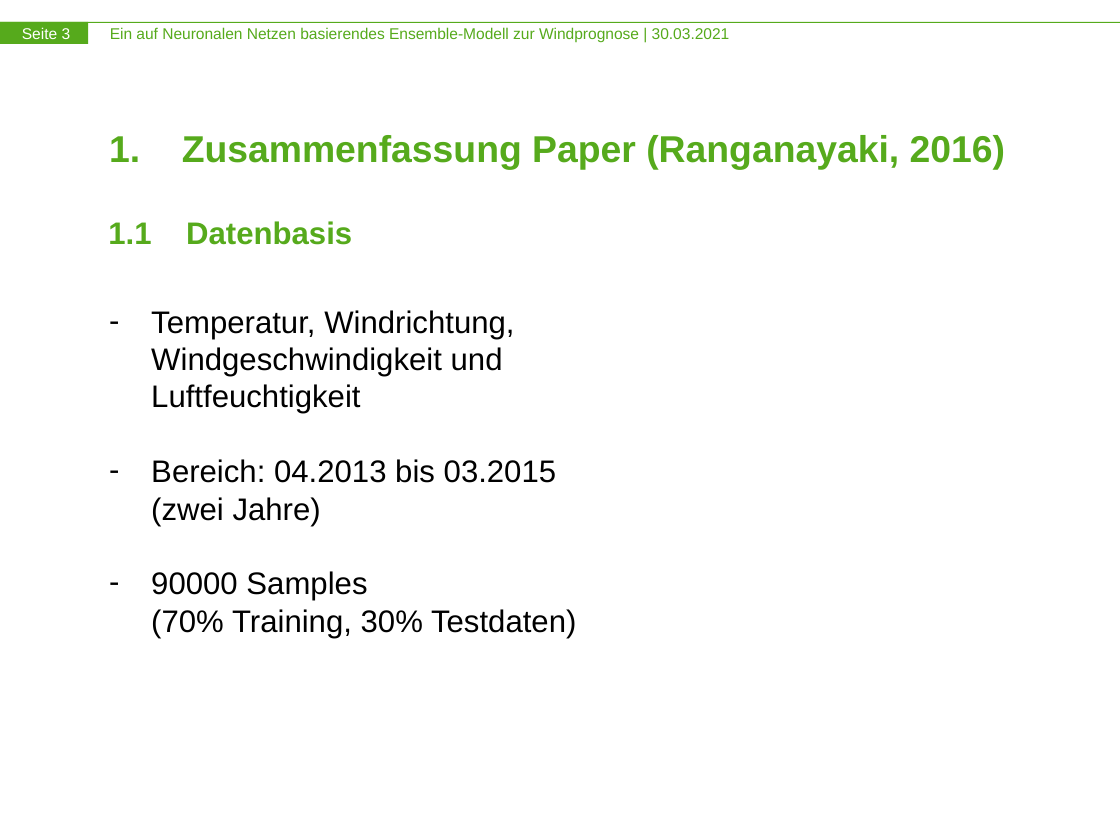
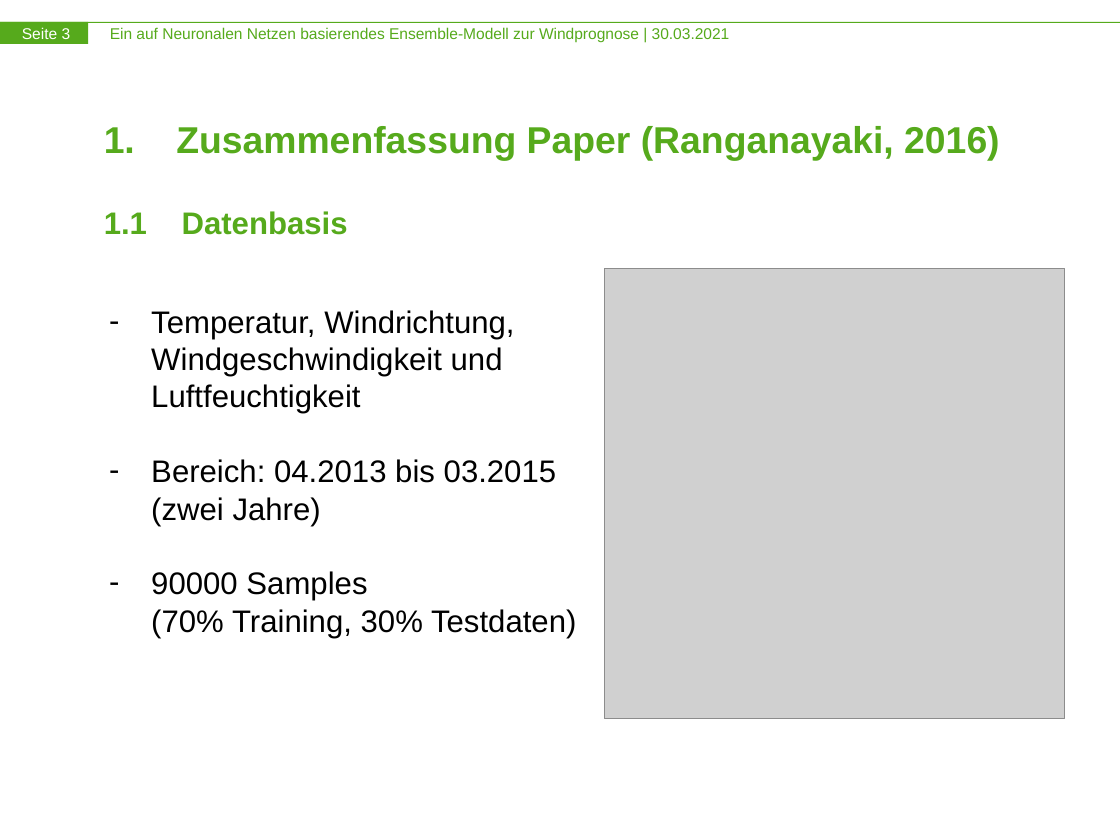
Before and after one commit to leuchtum/cse-seminar-windprognose, a slide deck: slide 3 of präsentationen/20210330 1. Pitch/20210330_windprognose.pptx. Drawn at 1120x840 pixels with LibreOffice and Linux fonts; fonts in the diff are those of the drawing; grey boxes stand for pictures. Boxes give left, top, right and bottom in pixels: in the first picture for what was removed or moved away, otherwise in the second. Text is boxed around its words. In the diff, an @@ line names an element or a change of style, - is before the commit and + after.

Commit message:
Changes in the presentation for the 30.03.2021

```diff
--- a/präsentationen/20210330 1. Pitch/20210330_windprognose.pptx
+++ b/präsentationen/20210330 1. Pitch/20210330_windprognose.pptx
@@ title "1. Zusammenfassung Paper (Ranganayaki, 2016)": place and size @@
-title "1. Zusammenfassung Paper (Ranganayaki, 2016)" at [109,135,1005,170]
+title "1. Zusammenfassung Paper (Ranganayaki, 2016)" at [104,126,999,161]
@@ text "1.1 Datenbasis": place and size @@
-text "1.1 Datenbasis" at [108,221,352,245]
+text "1.1 Datenbasis" at [104,211,348,235]
@@ picture added at [604,269,1064,719] @@
```
Also in this commit, not shown: 1 other slide changed, 9 slides added, 4 slides removed.
